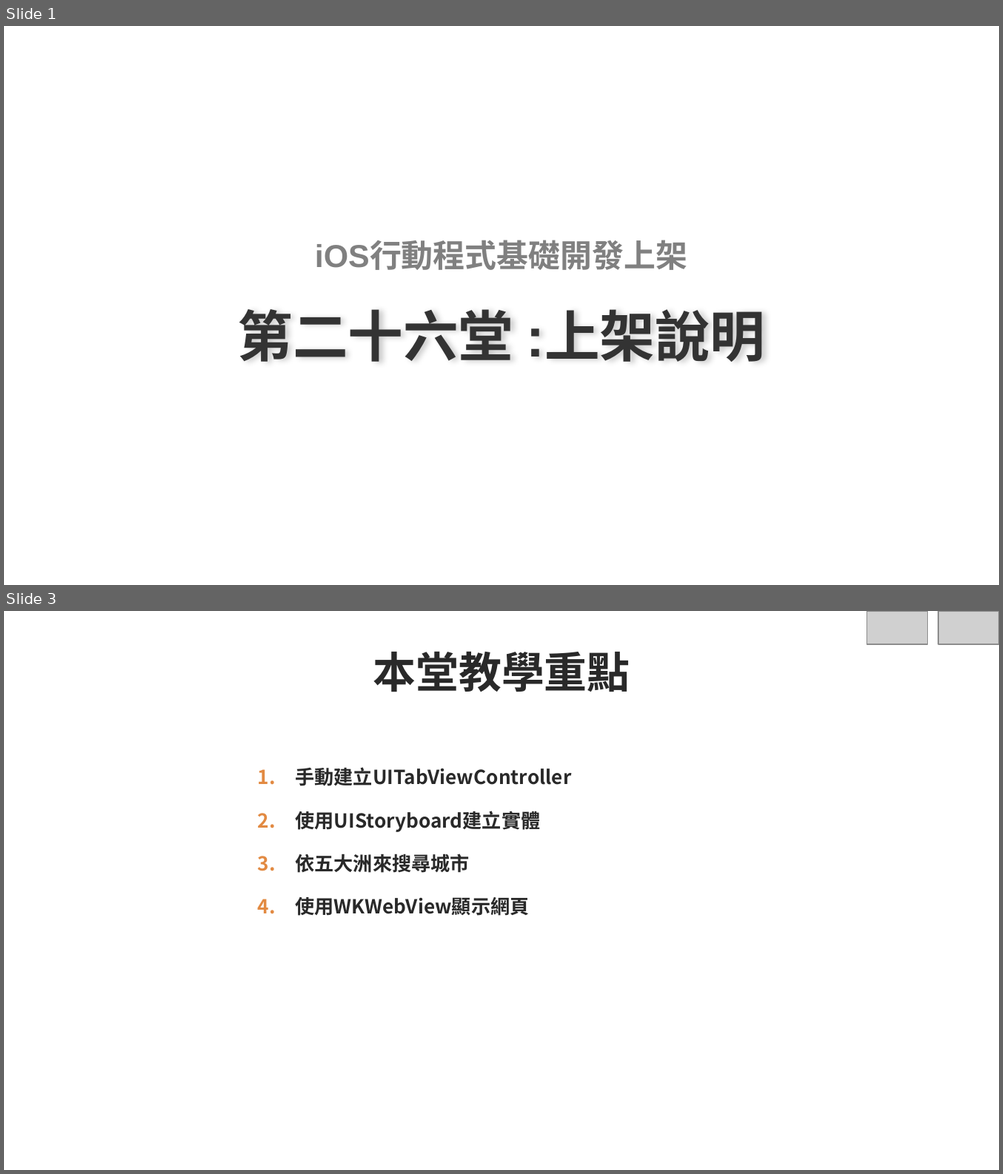
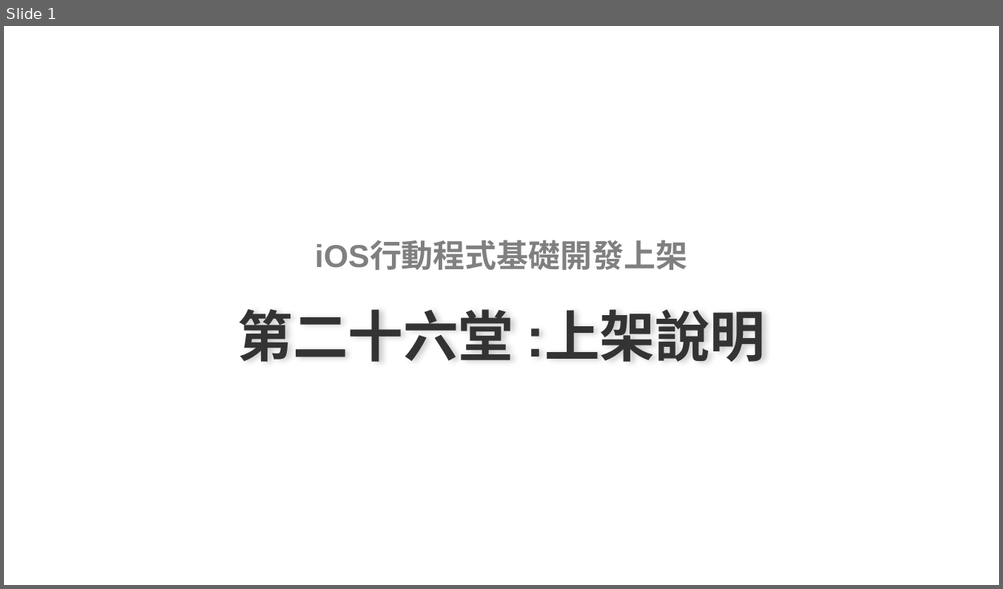
Before and after one commit to roberthsu2003/Iphone1, a slide deck: iOS行動程式基礎開發上架20堂課/第26堂課上架說明/第26堂課上架說明.pptx. Shown one above the other, each under a label of ours: slides 1 and 3 before the commit, slide 1 after it; the slides between them are not shown. The pictures are 1003x1174 and 1003x589 pixels, drawn with LibreOffice and Linux fonts; fonts in the diff are those of the drawing; grey boxes stand for pictures; background and template pictures are left out. Boxes give left, top, right and bottom in pixels: in the first picture for what was removed or moved away, otherwise in the second. Text is boxed around its words. In the diff, an @@ line names an element or a change of style, - is before the commit and + after.

```diff
--- a/iOS行動程式基礎開發上架20堂課/第26堂課上架說明/第26堂課上架說明.pptx
+++ b/iOS行動程式基礎開發上架20堂課/第26堂課上架說明/第26堂課上架說明.pptx
@@ slide 3 removed at <box>4,611,999,1170</box>, background picture (left out) @@
@@ picture removed at <box>866,611,927,644</box> @@
@@ picture removed at <box>938,611,999,644</box> @@
@@ title removed at <box>373,651,630,692</box> @@
-本堂教學重點
@@ text removed at <box>295,767,571,916</box> @@
-  1. 手動建立UITabViewController
-  2. 使用UIStoryboard建立實體
-  3. 依五大洲來搜尋城市
-  4. 使用WKWebView顯示網頁
@@ page number removed at <box>960,1137,979,1162</box> @@
-3
```
Also in this commit, not shown: 12 slides added, 1 other slide removed, 49 other files.
